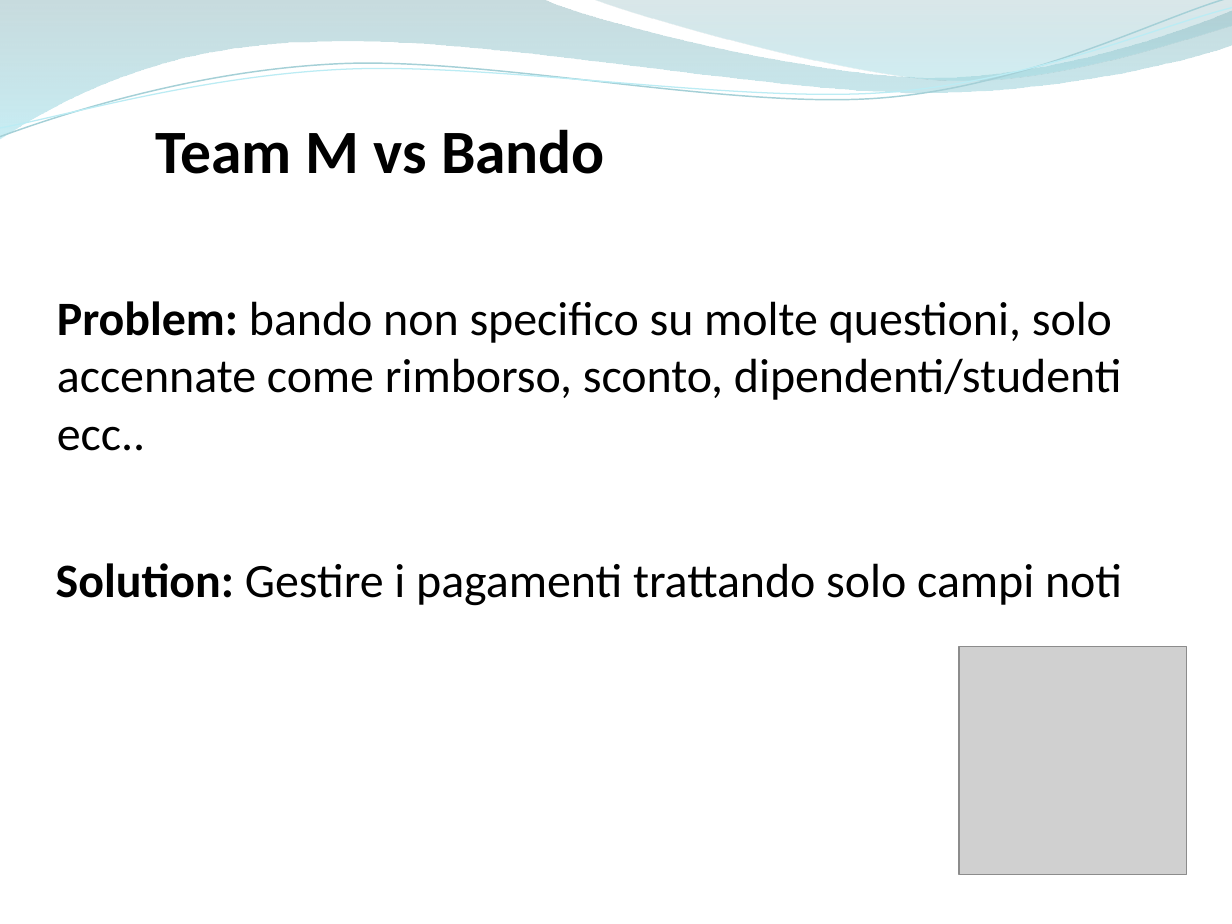
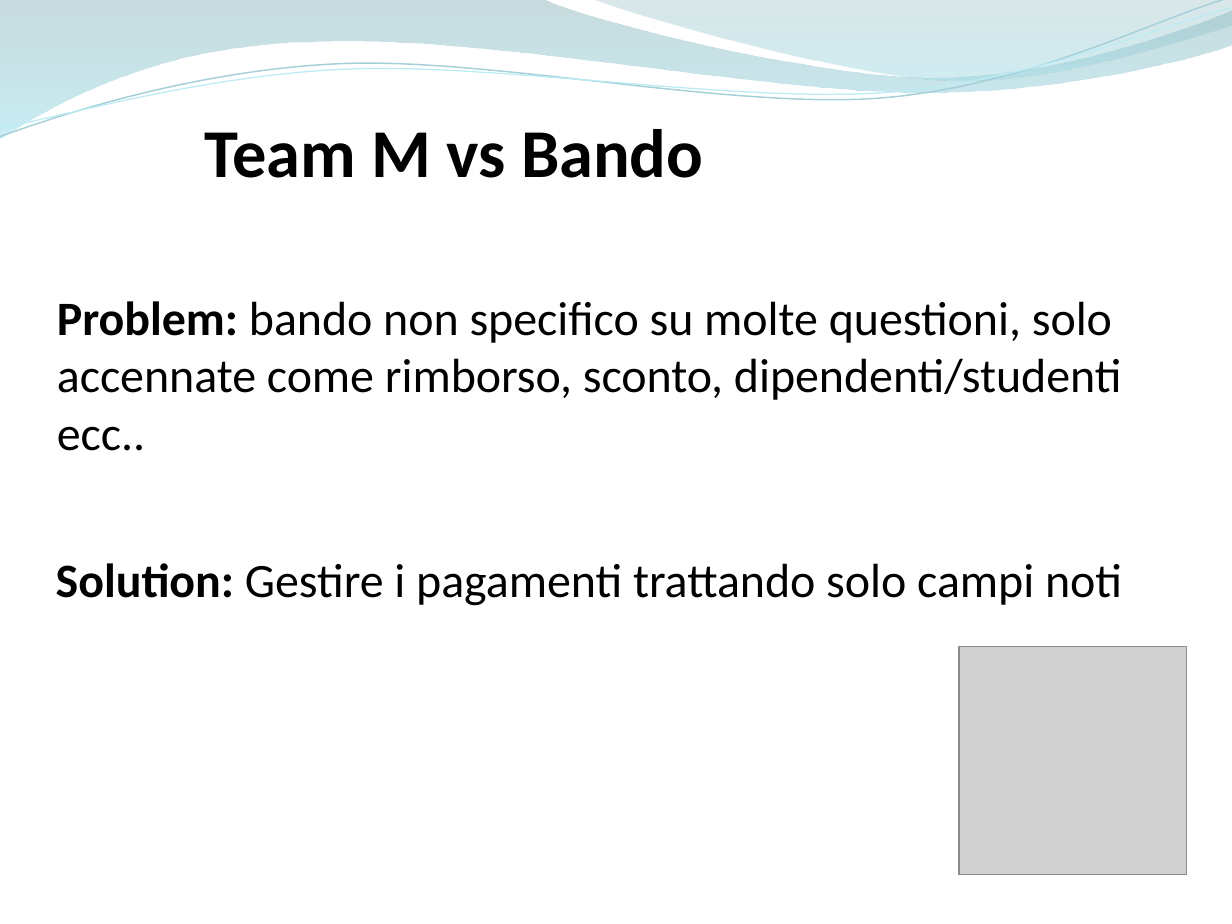
Before and after one commit to ammirate/at-silo, a slide deck: slide 9 of Presentazione/Atsilo2/Atsilo_M_PresentazioneFinale.pptx. Drawn at 1232x924 pixels with LibreOffice and Linux fonts; fonts in the diff are those of the drawing; grey boxes stand for pictures. Boxes give left, top, right and bottom in pixels: in the first picture for what was removed or moved away, otherwise in the second. Text is boxed around its words. In the diff, an @@ line names an element or a change of style, - is before the commit and + after.

```diff
--- a/Presentazione/Atsilo2/Atsilo_M_PresentazioneFinale.pptx
+++ b/Presentazione/Atsilo2/Atsilo_M_PresentazioneFinale.pptx
@@ text "Team M vs Bando": place and size @@
-text "Team M vs Bando" at bbox=[155, 129, 605, 174]
+text "Team M vs Bando" at bbox=[204, 129, 703, 178]
@@ text "Team M vs Bando" at bbox=[204, 129, 703, 178]: size 36 to 40 pt @@
```
Also in this commit, not shown: 6 other slides changed, 9 slides added, 1 slide removed.
